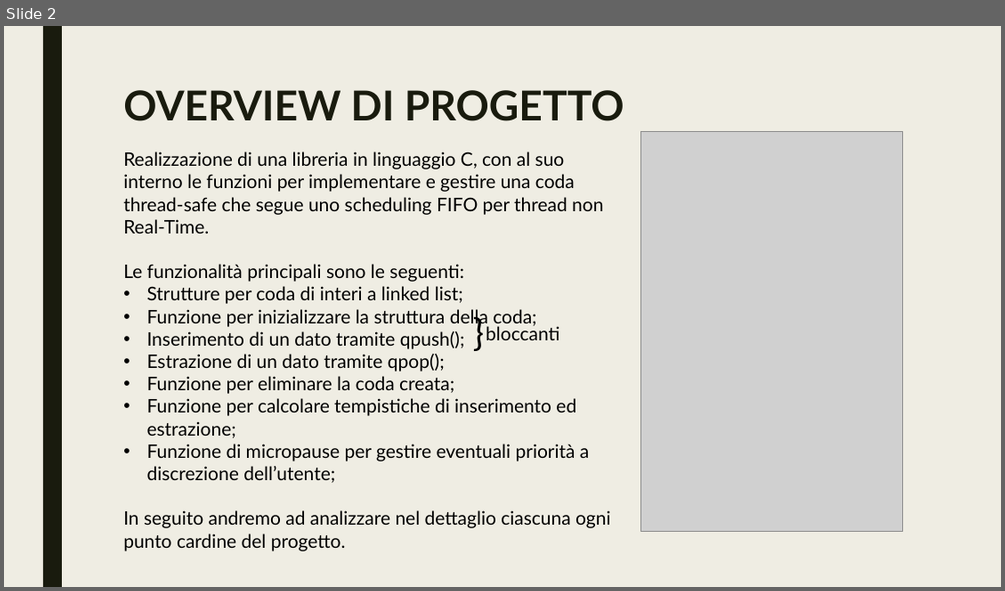
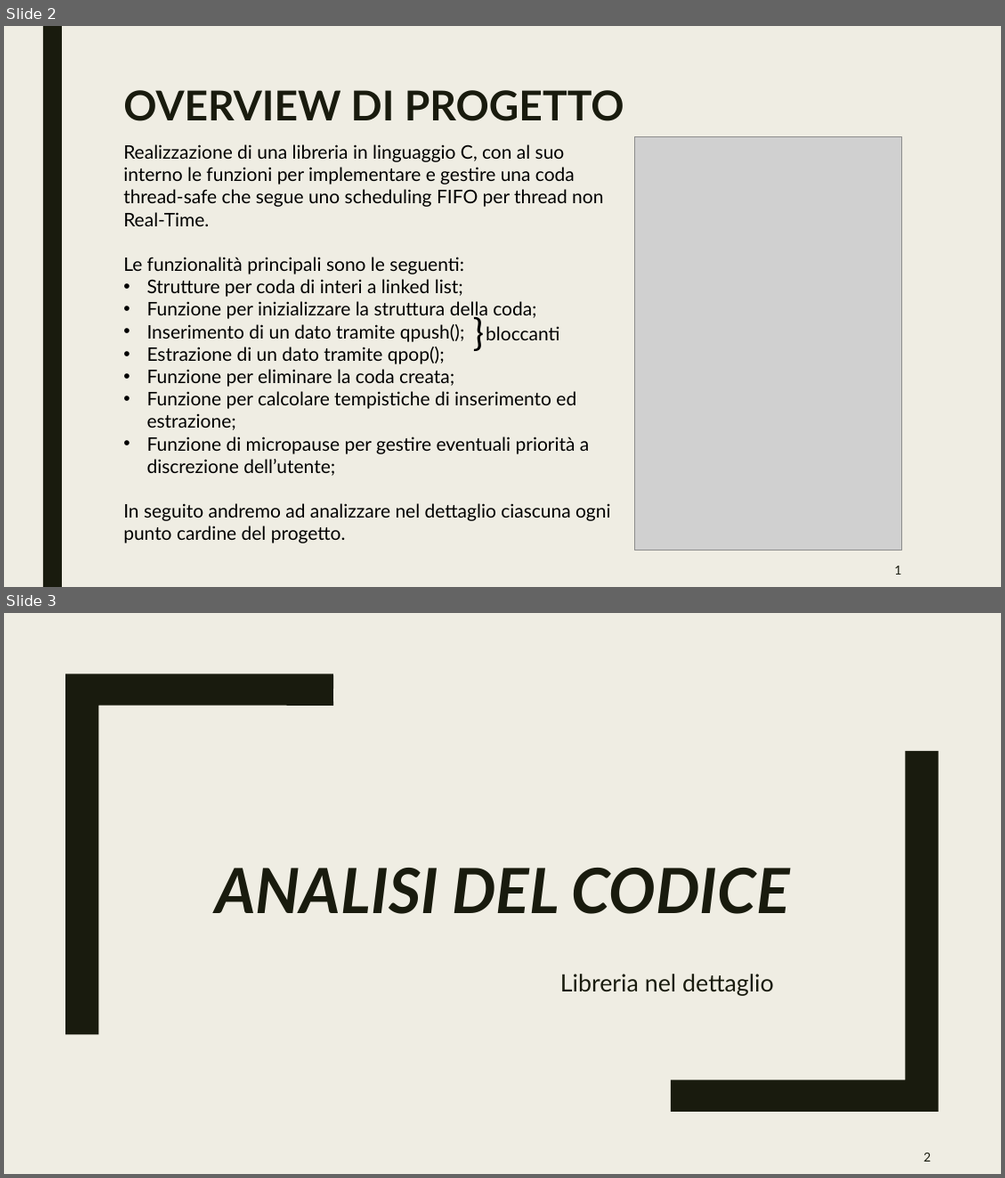
Before and after one commit to mleone21/RTES-Project, a slide deck: Presentazione progetto rtes.pptx. Shown one above the other, each under a label of ours: slide 2 before the commit, slides 2 and 3 after it. The pictures are 1005x591 and 1005x1178 pixels, drawn with LibreOffice and Linux fonts; fonts in the diff are those of the drawing; grey boxes stand for pictures. Boxes give left, top, right and bottom in pixels: in the first picture for what was removed or moved away, otherwise in the second. Text is boxed around its words. In the diff, an @@ line names an element or a change of style, - is before the commit and + after.

```diff
--- a/Presentazione progetto rtes.pptx
+++ b/Presentazione progetto rtes.pptx
@@ slide 3 added at bbox=[4, 613, 1001, 1174], background #EFEDE3 @@
@@ freeform shape added at bbox=[65, 674, 333, 1034], fill #191B0E @@
@@ freeform shape added at bbox=[671, 751, 938, 1111], fill #191B0E @@
@@ title added at bbox=[215, 868, 789, 914], 60 pt, text #191B0E, bold, italic @@
+ANALISI DEL CODICE
@@ subtitle added at bbox=[560, 973, 774, 996], 23 pt, text #191B0E @@
+Libreria nel dettaglio
@@ page number added at bbox=[923, 1152, 930, 1161], 12 pt, text #191B0E @@
+2
@@ slide 2 changed as well @@
@@ text "Realizzazione di una libreria in ...": place and size @@
-text "Realizzazione di una libreria in ..." at bbox=[123, 151, 611, 551]
+text "Realizzazione di una libreria in ..." at bbox=[123, 144, 611, 543]
@@ picture: place and size @@
-picture at bbox=[641, 131, 903, 531]
+picture at bbox=[635, 136, 901, 549]
@@ page number added at bbox=[894, 565, 901, 574], 12 pt, text #191B0E @@
+1
```
Also in this commit, not shown: 3 other slides changed, 12 other slides added, 9 slides removed.
